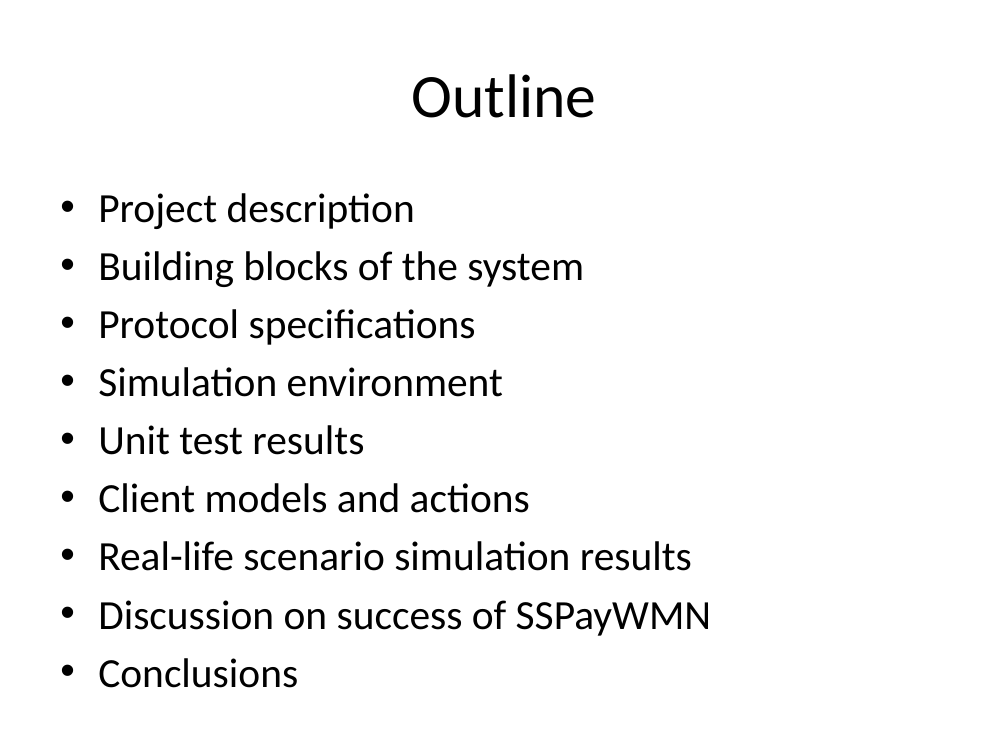
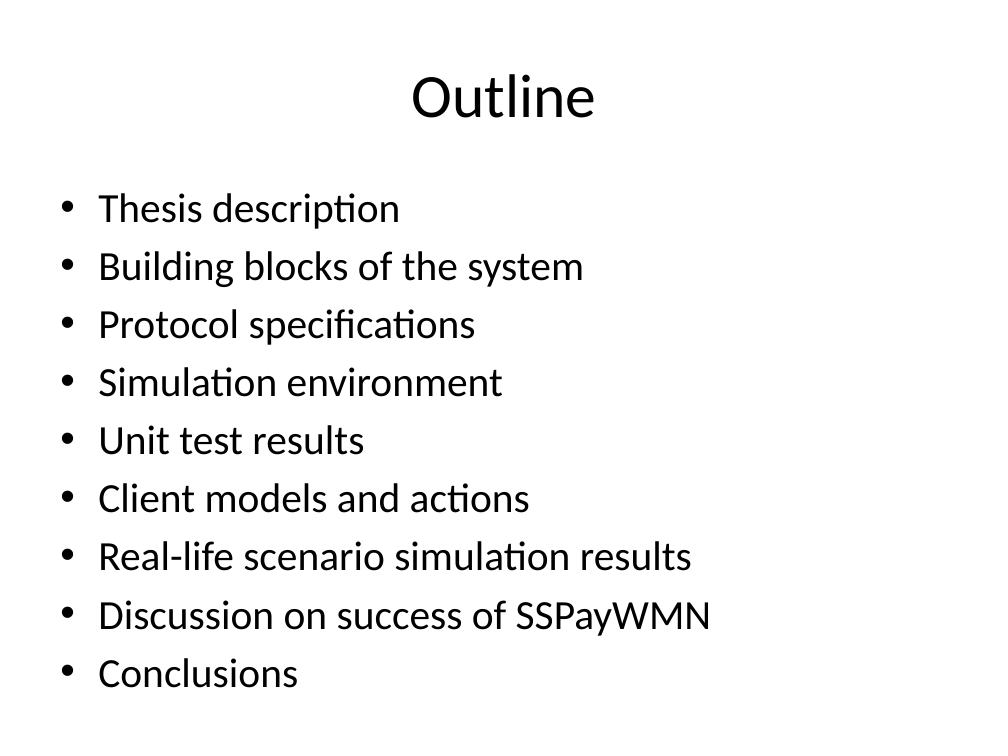
Before and after one commit to canleloglu/worddoc, a slide deck: slide 2 of sunum16Jan.pptx. Drawn at 1008x756 pixels with LibreOffice and Linux fonts; fonts in the diff are those of the drawing. Boxes give left, top, right and bottom in pixels: in the first picture for what was removed or moved away, otherwise in the second. Text is boxed around its words. In the diff, an @@ line names an element or a change of style, - is before the commit and + after.

```diff
--- a/sunum16Jan.pptx
+++ b/sunum16Jan.pptx
@@ text at <box>98,193,400,229</box>: text changed @@
-• Project description
+• Thesis description
```
Also in this commit, not shown: 19 other slides changed, 1 slide added, 18 slides removed, 7 other files.
